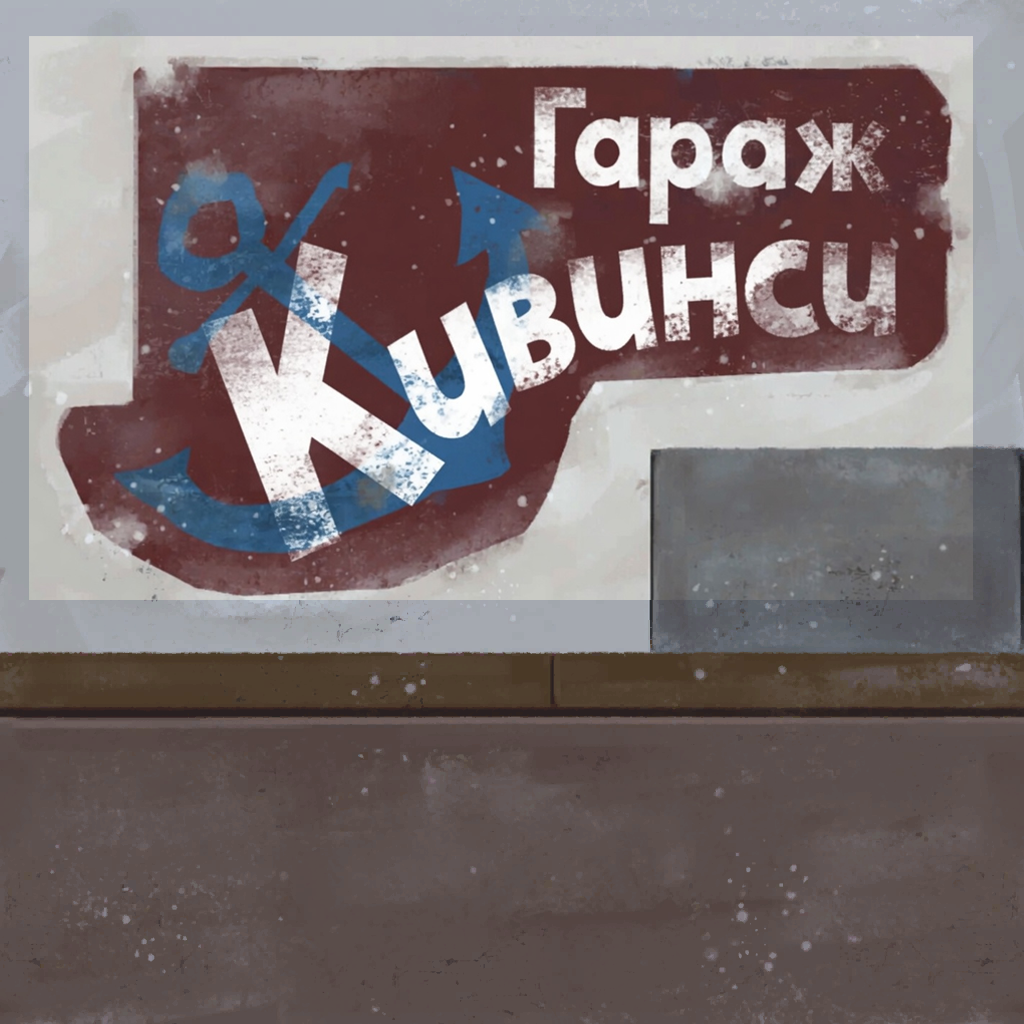
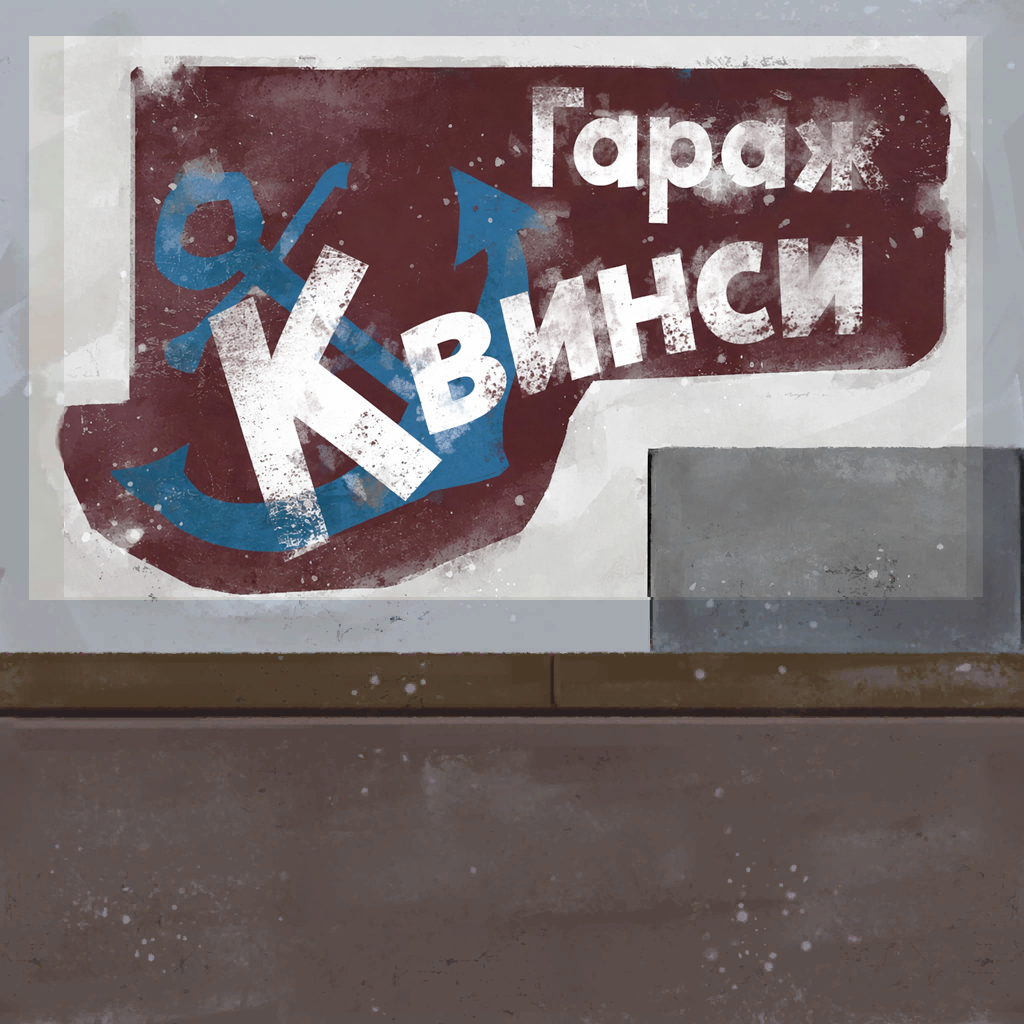
Comparing the layer stacks of the two 1024 × 1024 images. Changes:
added layer "Layer 5" above "Layer 4" over [64, 36, 983, 597]